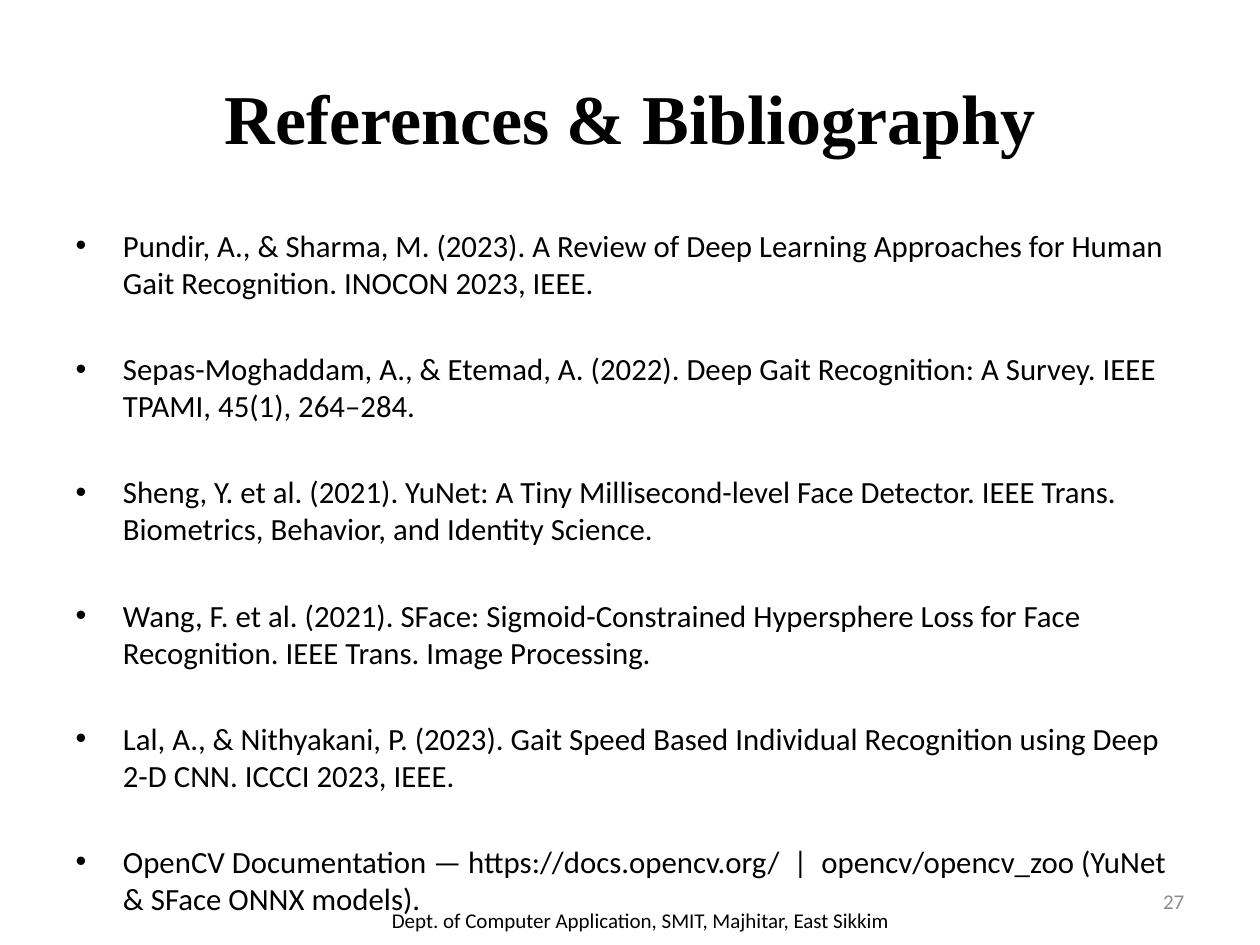
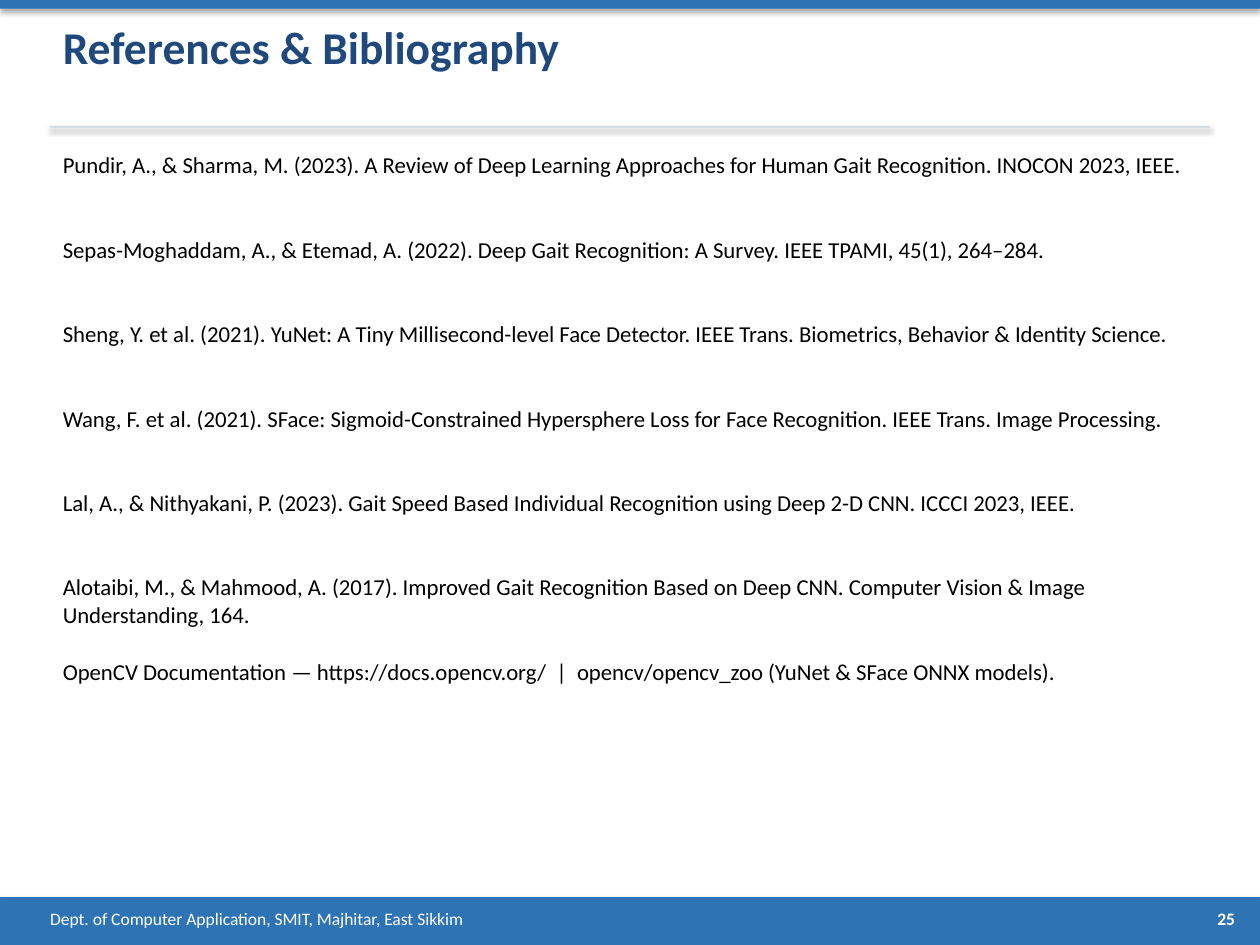
Before and after one commit to prageshdir/FACEE, a slide deck: slide 25 of FACEE_Presentation.pptx (slide 27 before the commit). Drawn at 1260x945 pixels with LibreOffice and Linux fonts; fonts in the diff are those of the drawing. Boxes give left, top, right and bottom in pixels: in the first picture for what was removed or moved away, otherwise in the second. Text is boxed around its words. In the diff, an @@ line names an element or a change of style, - is before the commit and + after.

```diff
--- a/FACEE_Presentation.pptx
+++ b/FACEE_Presentation.pptx
@@ rectangle added at [0,0,1260,9], fill #2E74B5 @@
@@ text "References & Bibliography": place and size @@
-text "References & Bibliography" at [225,94,1035,157]
+text "References & Bibliography" at [63,32,559,72]
@@ text "References & Bibliography" at [63,32,559,72]: size 40 to 26 pt, font Times New Roman to Calibri, text colour #000000 to #1F497D; alignment centre to left; vertical alignment middle to top @@
@@ rectangle added at [50,126,1210,129], fill #D6DCE4 @@
@@ text added at [63,156,1181,177], 13 pt, text #000000 @@
+Pundir, A., & Sharma, M. (2023). A Review of Deep Learning Approaches for Human Gait Recognition. INOCON 2023, IEEE.
@@ text removed at [123,234,1166,918] @@
-• Pundir, A., & Sharma, M. (2023). A Review of Deep Learning Approaches for Human Gait Recognition. INOCON 2023, IEEE.
-• Sepas-Moghaddam, A., & Etemad, A. (2022). Deep Gait Recognition: A Survey. IEEE TPAMI, 45(1), 264–284.
-• Sheng, Y. et al. (2021). YuNet: A Tiny Millisecond-level Face Detector. IEEE Trans. Biometrics, Behavior, and Identity Science.
-• Wang, F. et al. (2021). SFace: Sigmoid-Constrained Hypersphere Loss for Face Recognition. IEEE Trans. Image Processing.
-• Lal, A., & Nithyakani, P. (2023). Gait Speed Based Individual Recognition using Deep 2-D CNN. ICCCI 2023, IEEE.
-• OpenCV Documentation — https://docs.opencv.org/ | opencv/opencv_zoo (YuNet & SFace ONNX models).
@@ text added at [63,241,1044,262], 13 pt, text #000000 @@
+Sepas-Moghaddam, A., & Etemad, A. (2022). Deep Gait Recognition: A Survey. IEEE TPAMI, 45(1), 264–284.
@@ text added at [63,325,1166,346], 13 pt, text #000000 @@
+Sheng, Y. et al. (2021). YuNet: A Tiny Millisecond-level Face Detector. IEEE Trans. Biometrics, Behavior & Identity Science.
@@ text added at [63,410,1161,431], 13 pt, text #000000 @@
+Wang, F. et al. (2021). SFace: Sigmoid-Constrained Hypersphere Loss for Face Recognition. IEEE Trans. Image Processing.
@@ text added at [63,494,1075,515], 13 pt, text #000000 @@
+Lal, A., & Nithyakani, P. (2023). Gait Speed Based Individual Recognition using Deep 2-D CNN. ICCCI 2023, IEEE.
@@ text added at [63,578,1085,627], 13 pt, text #000000 @@
+Alotaibi, M., & Mahmood, A. (2017). Improved Gait Recognition Based on Deep CNN. Computer Vision & Image Understanding, 164.
@@ text added at [63,663,1055,684], 13 pt, text #000000 @@
+OpenCV Documentation — https://docs.opencv.org/ | opencv/opencv_zoo (YuNet & SFace ONNX models).
@@ rectangle added at [0,897,1260,945], fill #2E74B5 @@
@@ page number removed at [1163,895,1184,909] @@
-27
@@ text "Dept. of Computer Application, SMIT, ...": place and size @@
-text "Dept. of Computer Application, SMIT, ..." at [392,910,888,932]
+text "Dept. of Computer Application, SMIT, ..." at [50,913,463,928]
@@ text "Dept. of Computer Application, SMIT, ..." at [50,913,463,928]: size 12 to 10 pt, text colour #000000 to #FFFFFF; alignment centre to left; vertical alignment middle to top @@
@@ text added at [1217,913,1235,925], 10 pt, text #FFFFFF, bold @@
+25
```
Also in this commit, not shown: 21 other slides changed, 4 slides added, 6 slides removed, 1 other file.
